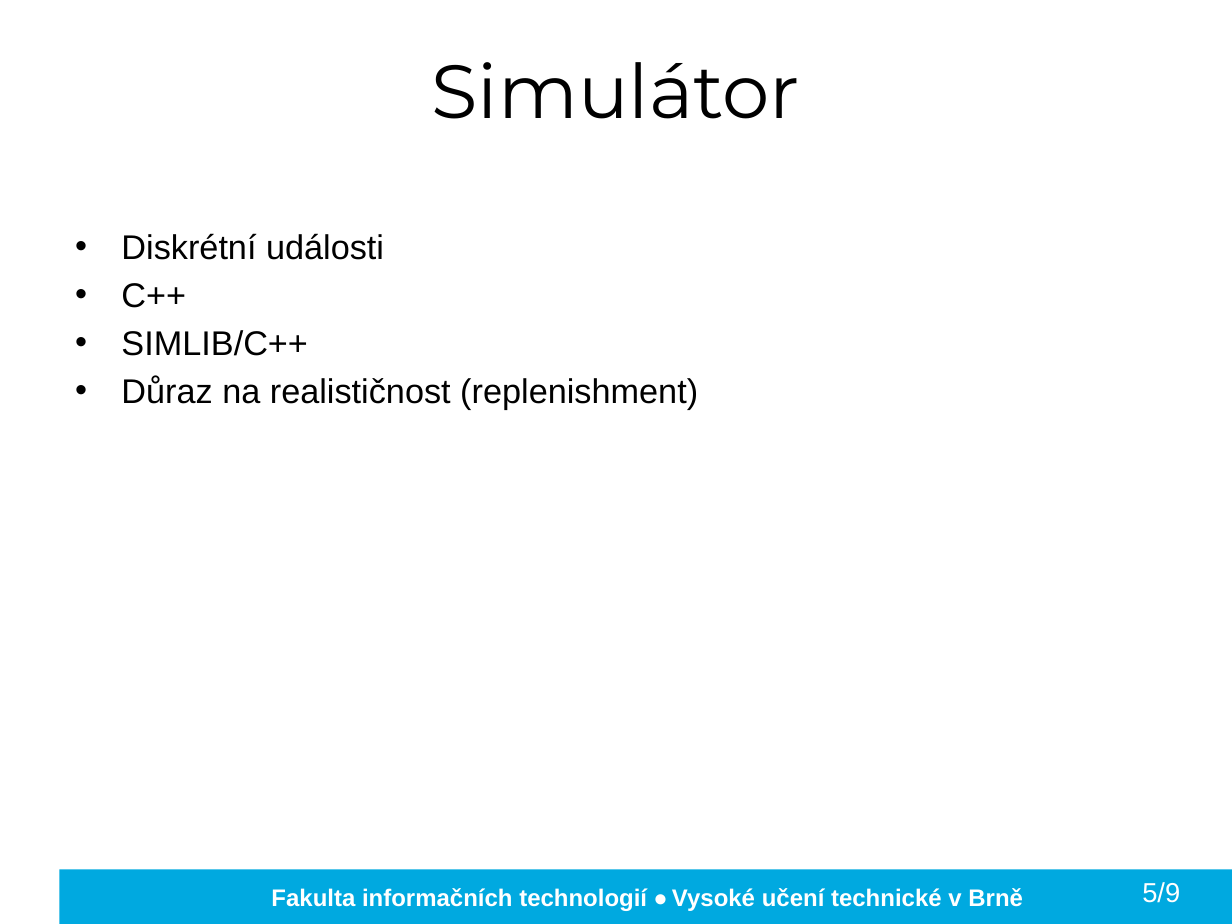
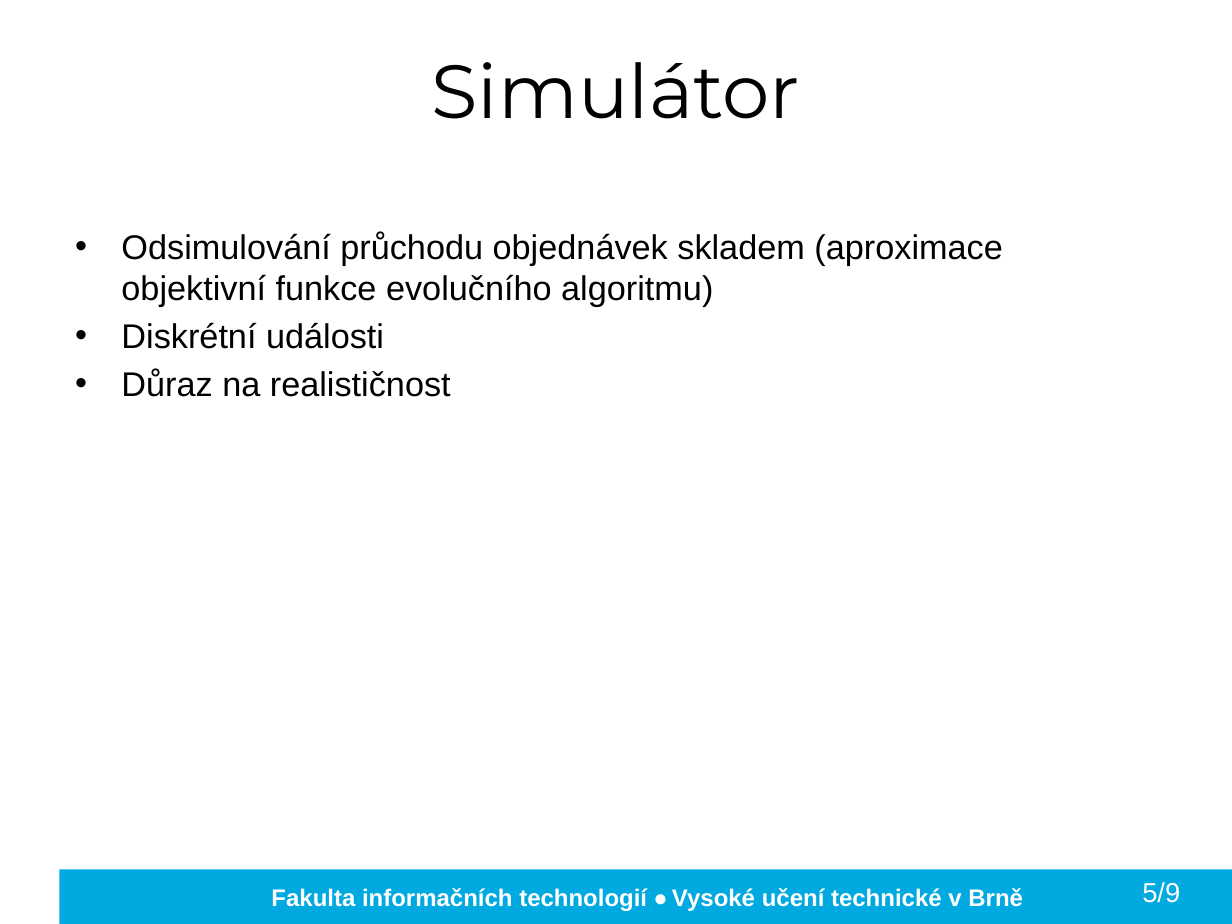
Before and after one commit to kocica/warehouse-manager, a slide deck: slide 8 of doc/xkocic01.pptx. Drawn at 1232x924 pixels with LibreOffice and Linux fonts; fonts in the diff are those of the drawing; background and template pictures are left out. Boxes give left, top, right and bottom in pixels: in the first picture for what was removed or moved away, otherwise in the second. Text is boxed around its words. In the diff, an @@ line names an element or a change of style, - is before the commit and + after.

```diff
--- a/doc/xkocic01.pptx
+++ b/doc/xkocic01.pptx
@@ text at bbox=[121, 232, 1002, 307]: paragraph added @@
+• Odsimulování průchodu objednávek skladem (aproximace objektivní funkce evolučního algoritmu)
@@ text at bbox=[121, 369, 451, 397]: text changed @@
-• C++
-• SIMLIB/C++
-• Důraz na realističnost (replenishment)
+• Důraz na realističnost
```
Also in this commit, not shown: 7 other slides changed, 1 slide removed.
